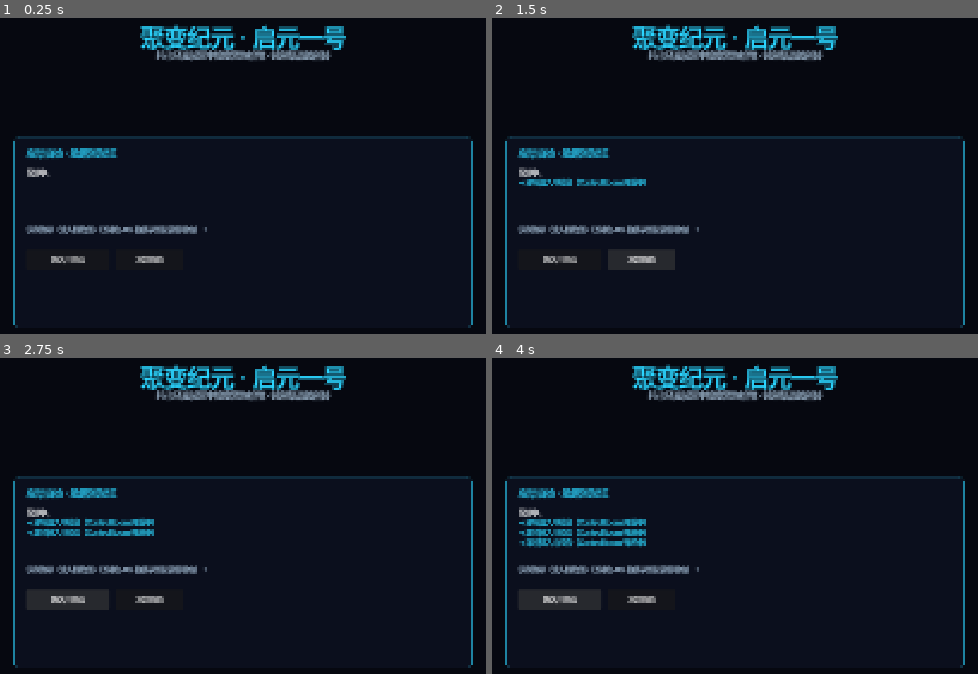
Above: before the commit, frames 1-4 (two rows, left to right).
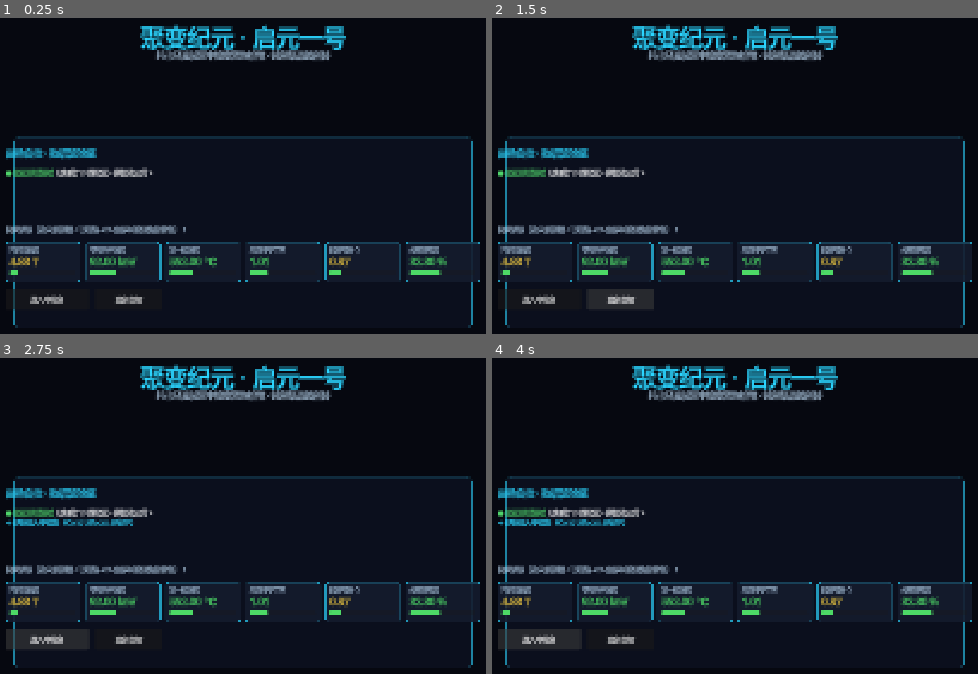
Above: after the commit, the same moments.

Repository: moss-550-w/Qiyuan-NO.1
Game: Godot game, scene res://scenes/menu/MainMenu.tscn
Two runs of this game, one before a commit and one after it. Both use one fixed random seed, a clock stepped at 60 frames per second and the inputs below.
Inputs:
- Up to frame 1 (0.25 s): no input
- Up to frame 2 (1.5 s): click "进入中控台" at 0.5 s; click "重新自检" at 1.25 s
- Up to frame 3 (2.75 s): click "进入中控台" at 2 s
- Up to frame 4 (4 s): click "重新自检" at 2.75 s; click "进入中控台" at 3.5 s

The runs differ from the first frame. In frame 1, 6.1% of the frame differs, in the area x 1-99%, y 41-93%; in frame 2, 7.3%; in frame 3, 8.0%; in frame 4, 8.6%.
Error before the commit: Parse Error: Cannot infer the type of "path" variable because the value doesn't have a set type. (res://scripts/autoload/DataManager.gd:47)

Commit message:
style(DataManager): 显式指定path变量的字符串类型
为变量path添加明确的String类型声明，提升代码可读性

Diff:
--- a/scripts/autoload/DataManager.gd
+++ b/scripts/autoload/DataManager.gd
@@ -44,7 +44,7 @@
 	validation_errors.clear()
 
 	for key in DATA_FILES:
-		var path := DATA_DIR + DATA_FILES[key]
+		var path: String = DATA_DIR + DATA_FILES[key]
 		var parsed: Variant = _load_json(path)
 		if parsed == null:
 			# _load_json 内部已记录具体错误
